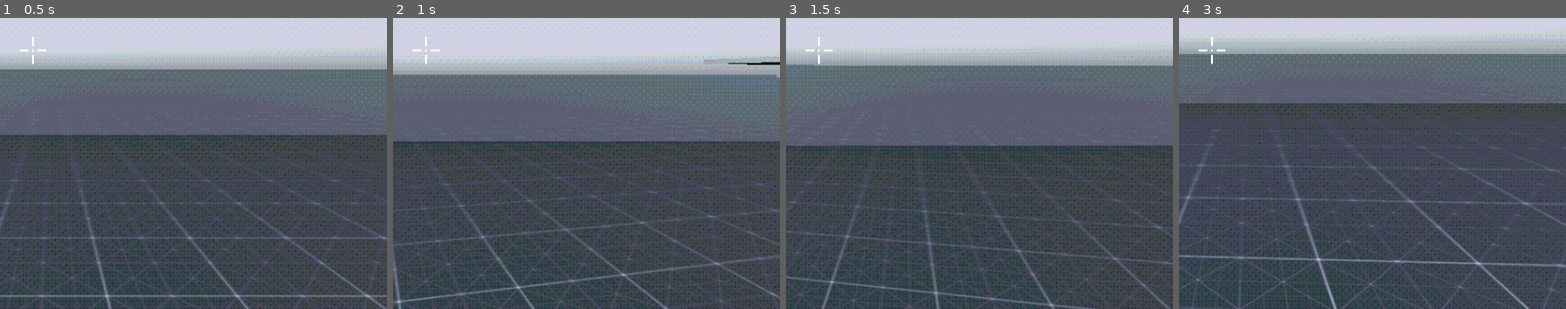
Above: before the commit, frames 1-4 (left to right).
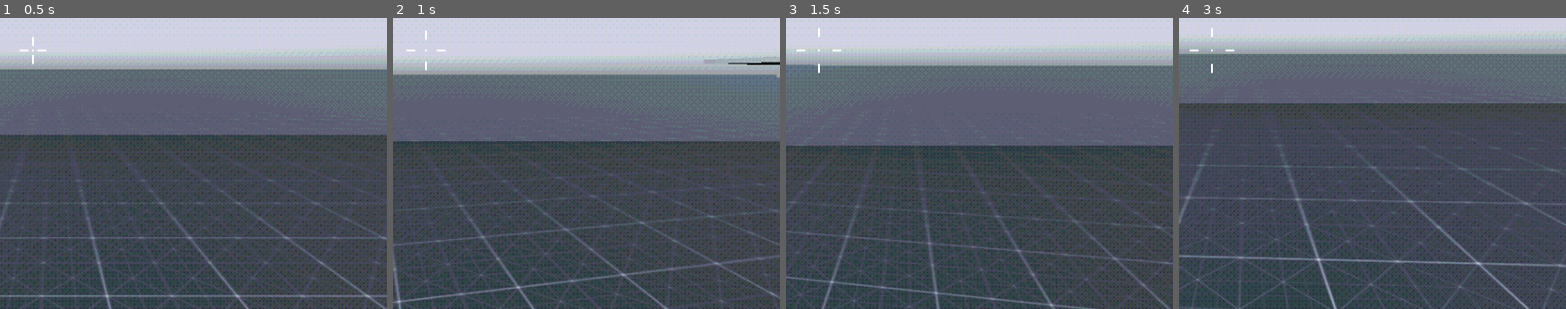
Above: after the commit, the same moments.

Repository: NilTPL/SampleFPS
Game: Godot game, scene res://levels/level_001.tscn
The game is run twice, just before and just after one commit, with the same random seed, the same clock (stepped at 60 frames per second) and the same inputs. A sky picture missing from this copy of the repository is replaced by a grey-blue gradient.
Inputs (mouse positions are % of the whole screen's width and height, from its top left):
- Up to frame 1 (0.5 s): no input
- Up to frame 2 (1 s): tap Enter at 0.5 s; move the mouse to (55, 50) at 0.52 s; hold W (player_move_forward) from 0.53 s (still down); hold Ctrl (player_crouch) from 0.53 s (still down); click (55, 50) at 0.67 s; tap Space (player_jump) at 0.77 s
- Up to frame 3 (1.5 s): keep holding W (player_move_forward); move the mouse to (45, 50) at 1.27 s; release Ctrl (player_crouch) at 1.28 s; tap Ctrl (player_crouch) at 1.35 s
- Up to frame 4 (3 s): keep holding W (player_move_forward); tap Space (player_jump) at 1.52 s; move the mouse to (52, 48) at 2.02 s; hold Ctrl (player_crouch) 2.03-2.78 s; move the mouse to (49, 52) at 2.77 s; tap Ctrl (player_crouch) at 2.85 s; click (49, 52) at 2.92 s
The pictures show only the part of the screen within x 43-93%, y 41-91%; the shares and areas given below are measured in that part.

Frame 1 is identical in both runs. In frame 2, less than 0.1% of the frame differs, in the area x 3-14%, y 4-18%; in frame 3, 0.1%; in frame 4, 0.2%, in the area x 2-15%, y 3-19%.

Commit message:
EO4 done
made crosshair dynamic

Diff:
--- a/controllers/fps_controller.tscn
+++ b/controllers/fps_controller.tscn
@@ -166,7 +166,7 @@
 grow_vertical = 2
 mouse_filter = 1
 
-[node name="Reticle" type="CenterContainer" parent="UserInterface"]
+[node name="Reticle" type="CenterContainer" parent="UserInterface" node_paths=PackedStringArray("RETICLE_LINES", "PLAYER_CONTROLLER")]
 layout_mode = 1
 anchors_preset = 8
 anchor_left = 0.5
@@ -180,6 +180,9 @@
 grow_horizontal = 2
 grow_vertical = 2
 script = ExtResource("3_ro3gd")
+RETICLE_LINES = [NodePath("Top"), NodePath("Right"), NodePath("Bottom"), NodePath("Left")]
+PLAYER_CONTROLLER = NodePath("../..")
+RETICLE_SPEED = 0.5
 
 [node name="Top" type="Line2D" parent="UserInterface/Reticle"]
 points = PackedVector2Array(0, -5, 0, -15)
--- a/controllers/scripts/Reticle.gd
+++ b/controllers/scripts/Reticle.gd
@@ -13,7 +13,18 @@
 	queue_redraw()
 
 func _process(delta):
-	pass
+	adjust_reticle_lines()
 
 func _draw():
 	draw_circle(Vector2(0,0), DOT_RADIUS, DOT_COLOR)
+
+func adjust_reticle_lines():
+	var vel = PLAYER_CONTROLLER.get_real_velocity()
+	var origin = Vector3(0,0,0)
+	var pos = Vector2(0,0)
+	var speed = origin.distance_to(vel)
+
+	RETICLE_LINES[0].position = lerp(RETICLE_LINES[0].position, pos + Vector2(0, -speed * RETICLE_DISTANCE), RETICLE_SPEED)
+	RETICLE_LINES[1].position = lerp(RETICLE_LINES[1].position, pos + Vector2(speed * RETICLE_DISTANCE, 0), RETICLE_SPEED)
+	RETICLE_LINES[2].position = lerp(RETICLE_LINES[2].position, pos + Vector2(0, speed * RETICLE_DISTANCE), RETICLE_SPEED)
+	RETICLE_LINES[3].position = lerp(RETICLE_LINES[3].position, pos + Vector2(-speed * RETICLE_DISTANCE, 0), RETICLE_SPEED)
Not shown, added: icon.png.import
